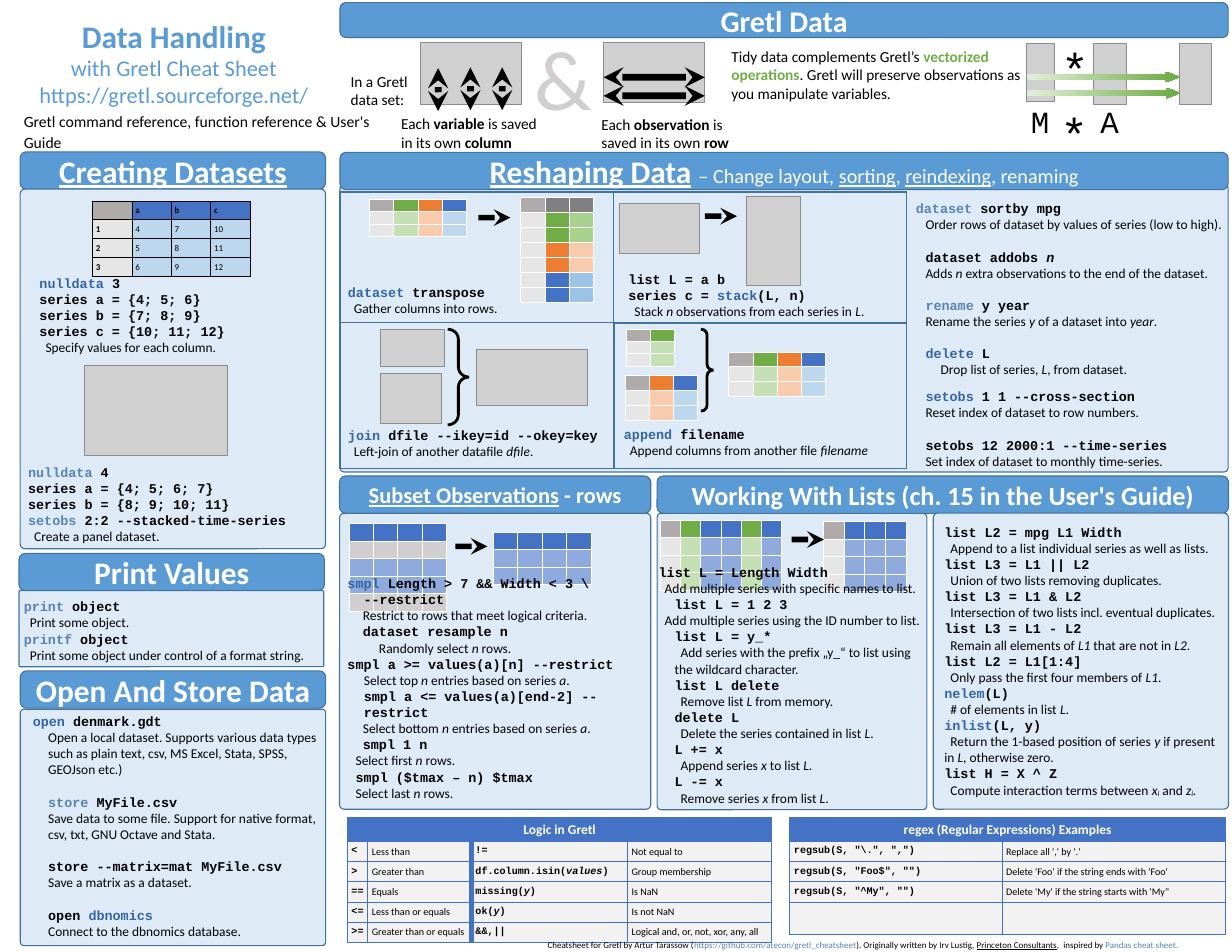
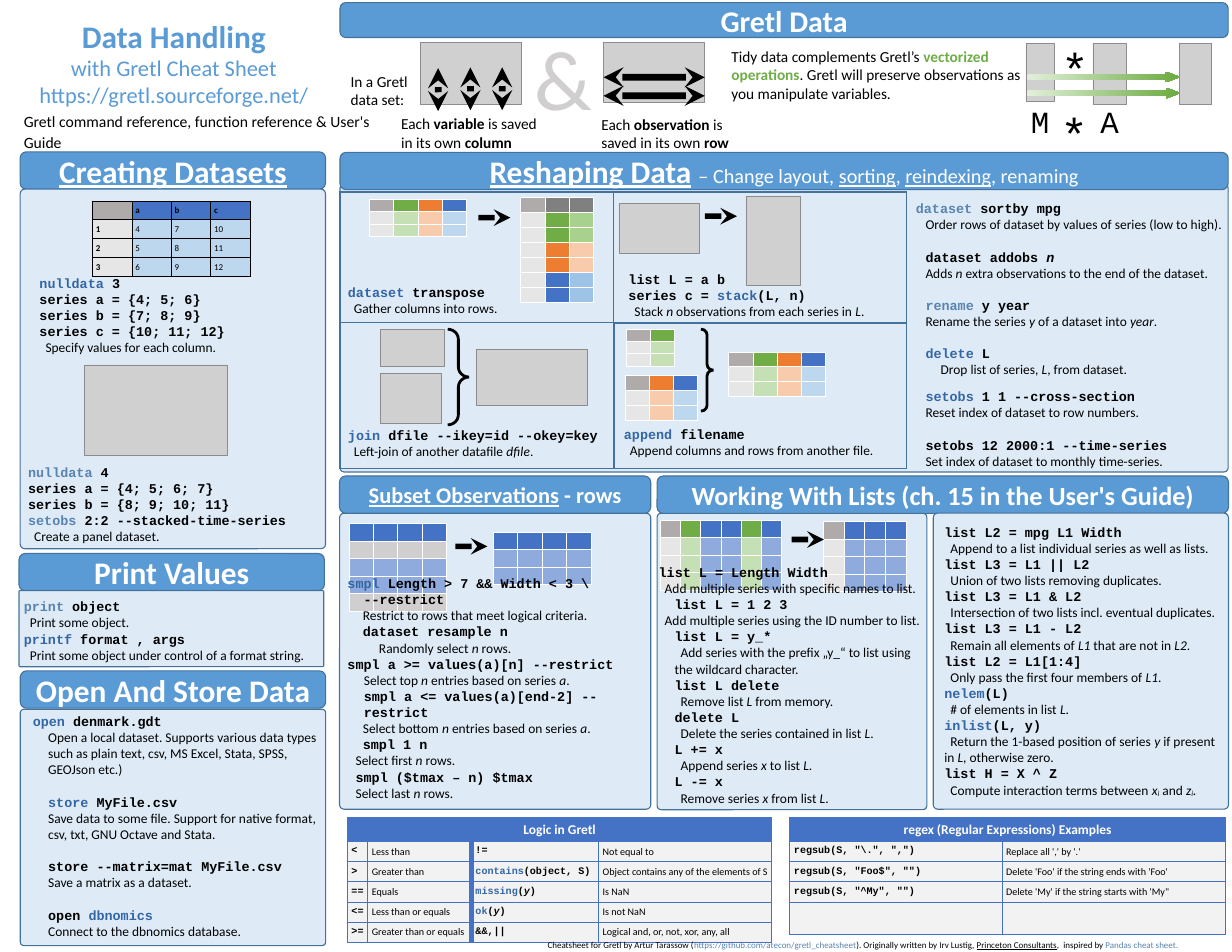
Before and after one commit to gretl-project/gretl_cheatsheet, a slide deck: slide 1 of Gretl_Cheat_Sheet.odp. Drawn at 1232x952 pixels with LibreOffice and Linux fonts; fonts in the diff are those of the drawing; grey boxes stand for pictures. Boxes give left, top, right and bottom in pixels: in the first picture for what was removed or moved away, otherwise in the second. Text is boxed around its words. In the diff, an @@ line names an element or a change of style, - is before the commit and + after.

```diff
--- a/Gretl_Cheat_Sheet.odp
+++ b/Gretl_Cheat_Sheet.odp
@@ text at (630, 445, 873, 457): text changed @@
-Append columns from another file filename
+Append columns and rows from another file.
@@ text at (24, 634, 185, 647): text changed; text colour #5983B0 to #000000 @@
-printf object
+printf format , args
@@ text at (48, 797, 178, 810): text colour #5983B0 to #3465A4 in "store" @@
@@ table at (348, 818, 772, 941) @@
-row 3, column 3: df.column.isin(values)
+row 3, column 3: contains(object, S)
-row 3, column 4: Group membership
+row 3, column 4: Object contains any of the elements of S
@@ text colour #000000 to #3465A4 in "missing(y)", "ok(y)" @@
```
Also in this commit, not shown: 1 other slide changed, 1 other file.
